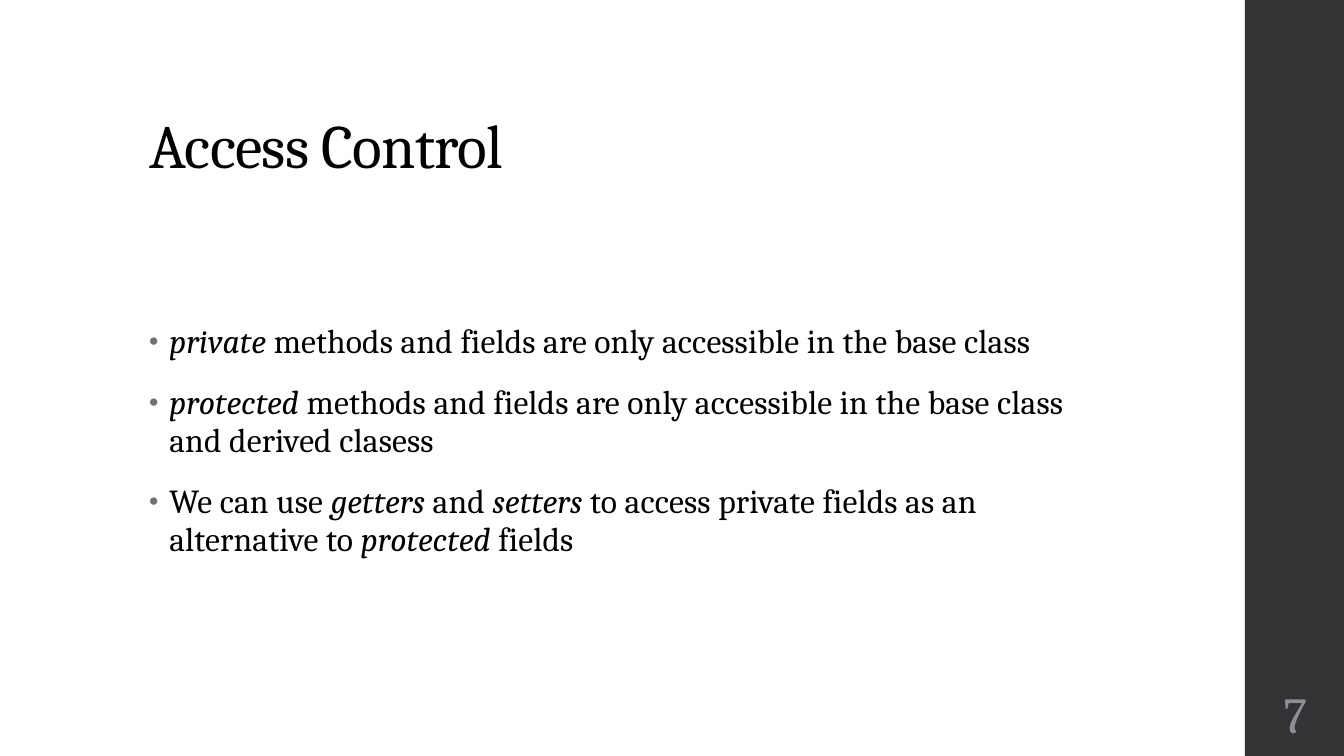
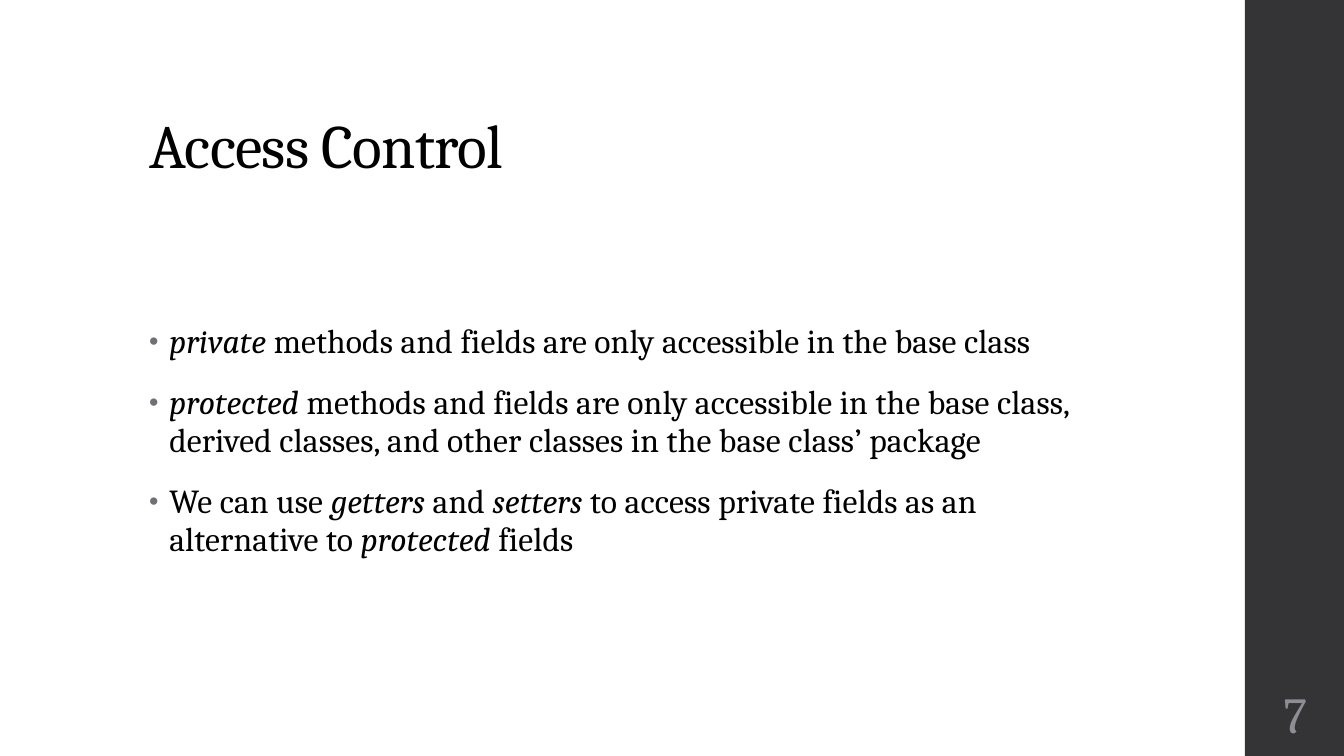
Before and after one commit to zarthur/CSCC-Fundamentals-Android-Notes, a slide deck: slide 7 of week_07_08/week_07_08.pptx. Drawn at 1344x756 pixels with LibreOffice and Linux fonts; fonts in the diff are those of the drawing. Boxes give left, top, right and bottom in pixels: in the first picture for what was removed or moved away, otherwise in the second. Text is boxed around its words. In the diff, an @@ line names an element or a change of style, - is before the commit and + after.

Commit message:
week 7,8: clarify protected

```diff
--- a/week_07_08/week_07_08.pptx
+++ b/week_07_08/week_07_08.pptx
@@ text at [169,390,1070,460]: text changed @@
-• protected methods and fields are only accessible in the base class and derived clasess
+• protected methods and fields are only accessible in the base class, derived classes, and other classes in the base class’ package
```
Also in this commit, not shown: 1 other file.
